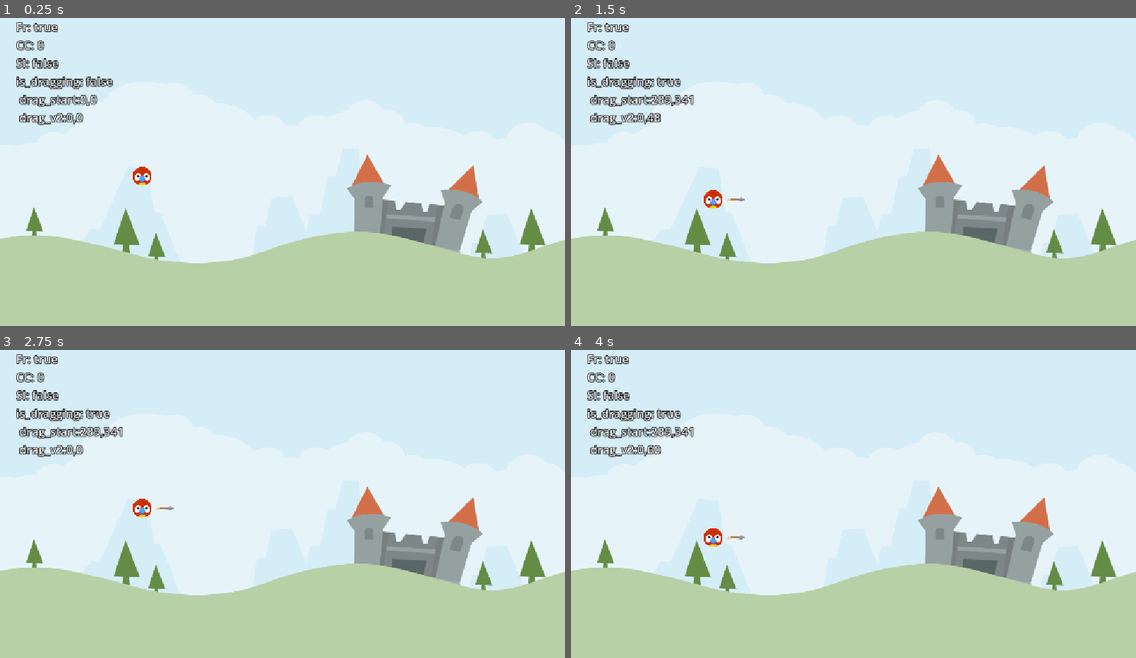
Above: before the commit, frames 1-4 (two rows, left to right).
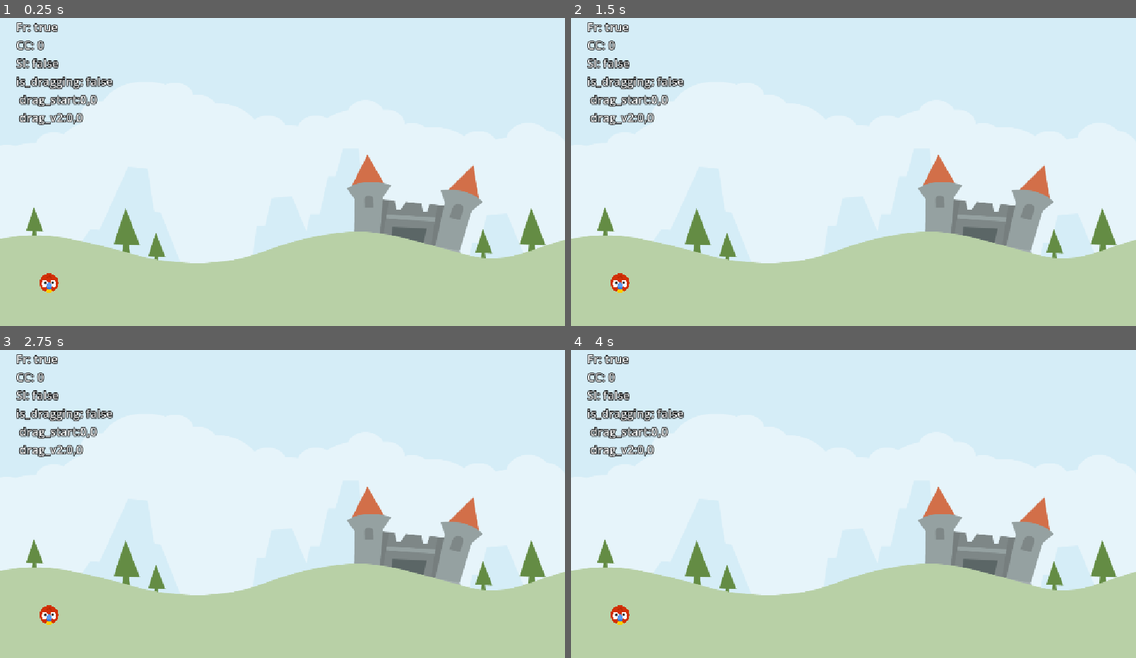
Above: after the commit, the same moments.

Repository: RuhlMirko/godot-learning
Game: Godot game, scene res://scenes/level_base.tscn
Two runs of this game, one before a commit and one after it. Both use one fixed random seed, a clock stepped at 60 frames per second and the inputs below.
Inputs (mouse positions are in pixels of both pictures, inside the frame that each line leads up to):
- Up to frame 1 (0.25 s): no input
- Up to frame 2 (1.5 s): tap Enter at 0.5 s; drag from (712, 175) to (910, 98) at 0.52 s; tap Space at 1.25 s; drag from (740, 184) to (825, 230) at 1.27 s
- Up to frame 3 (2.75 s): tap Enter at 2 s; move the mouse to (339, 430) at 2.02 s; press the mouse at (339, 430) at 2.03 s
- Up to frame 4 (4 s): release the mouse at (910, 430) at 2.75 s; tap Space at 2.75 s; drag from (825, 562) to (684, 451) at 2.77 s; tap Enter at 3.5 s; move the mouse to (1023, 547) at 3.52 s; press the mouse at (1023, 547) at 3.53 s

The runs differ from the first frame. In frame 1, 0.3% of the frame differs, in the area x 7-27%, y 48-90%; in frame 2, 0.7%, in the area x 7-31%, y 18-90%; in frame 3, 0.6%; in frame 4, 0.7%.

Commit message:
Added release mechanic

Diff:
--- a/AngryAnimals/scenes/animal.gd
+++ b/AngryAnimals/scenes/animal.gd
@@ -3,19 +3,21 @@
 
 const DRAG_LIMIT_MAX:Vector2= Vector2(0,60)
 const DRAG_LIMIT_MIN:Vector2= Vector2(-60,0)
+const IMPLULSE_MULT : float = 15.0
+
 @onready var label: Label = $Label
 @onready var arrow: Sprite2D = $Arrow
 @onready var stretch_sound: AudioStreamPlayer = $StretchSound
+@onready var launch_sound: AudioStreamPlayer = $LaunchSound
+
 var _start : Vector2 = Vector2.ZERO
 var _drag_start : Vector2 = Vector2.ZERO
 var _is_dragging: bool = false
 var _drag_vector: Vector2 = Vector2.ZERO
 
-
-func _input(event: InputEvent) -> void:
-	#if event.is_action_pressed("drag"):
-		#freeze = false
-	pass
+func _unhandled_input(event: InputEvent) -> void:
+	if event.is_action_released("drag") and _is_dragging:
+		start_release()
 
 # Called when the node enters the scene tree for the first time.
 func _ready() -> void:
@@ -25,10 +27,22 @@
 func _process(delta: float) -> void:
 	var debug_str = "Fr: %s\nCC: %d\nSl: %s\n" % [freeze, get_contact_count(), sleeping]
 	debug_str += "is_dragging: %s\n drag_start:%.0f,%.0f\n drag_v2:%.0f,%.0f" % [_is_dragging, _drag_start.x, _drag_start.y, _drag_vector.x, _drag_vector.y]
+	#debug_str += "\n drag_v2:%.0f,%.0f" % [_is_dragging, _drag_start.x, _drag_start.y, _drag_vector.x, _drag_vector.y]
 	label.text = debug_str
 
 func _physics_process(delta: float) -> void:
 	if _is_dragging: handle_dragging()
+
+
+func start_release()->void:
+	arrow.hide()
+	_is_dragging = false
+	freeze = false
+	apply_central_impulse(calculate_impulse())
+	launch_sound.play()
+
+func calculate_impulse()->Vector2:
+	return (_drag_vector * IMPLULSE_MULT ) * -1
 
 func start_dragging()->void:
 	arrow.show()
--- a/AngryAnimals/scenes/animal.tscn
+++ b/AngryAnimals/scenes/animal.tscn
@@ -36,6 +36,7 @@
 
 [node name="LaunchSound" type="AudioStreamPlayer" parent="." unique_id=1811349049]
 stream = ExtResource("4_ieass")
+volume_db = -18.353
 
 [node name="Label" type="Label" parent="." unique_id=176073445]
 top_level = true
--- a/AngryAnimals/scenes/level_base.tscn
+++ b/AngryAnimals/scenes/level_base.tscn
@@ -14,7 +14,7 @@
 centered = false
 
 [node name="Animal" parent="." unique_id=1520767897 instance=ExtResource("2_osu2p")]
-position = Vector2(290, 342)
+position = Vector2(100, 560)
 
 [node name="StaticBody2D" type="StaticBody2D" parent="." unique_id=1020785522]
 position = Vector2(513, 704)
